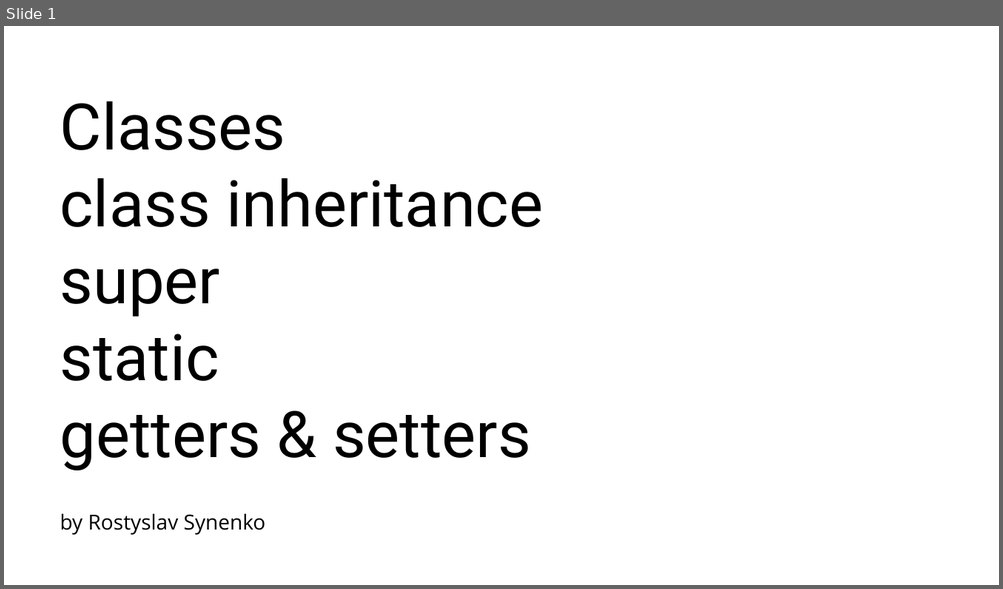
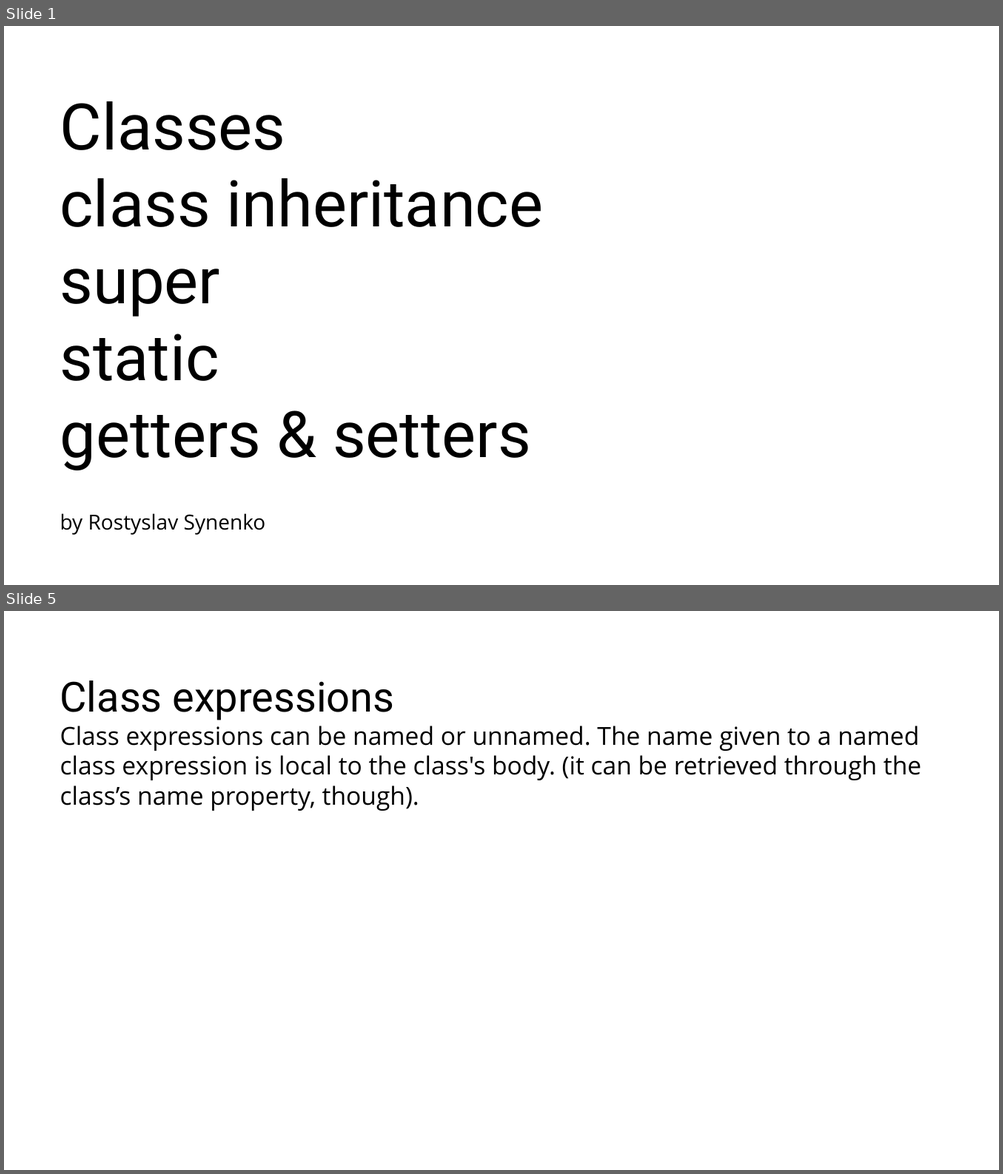
Before and after one commit to RostyslavSynenko/Lv-469.NodeJS, a slide deck: presentations/Classes.pptx. Shown one above the other, each under a label of ours: slide 1 before the commit, slides 1 and 5 after it; the slides between them are not shown. The pictures are 1003x589 and 1003x1174 pixels, drawn with LibreOffice and Linux fonts; fonts in the diff are those of the drawing; background and template pictures are left out. Boxes give left, top, right and bottom in pixels: in the first picture for what was removed or moved away, otherwise in the second. Text is boxed around its words. In the diff, an @@ line names an element or a change of style, - is before the commit and + after.

```diff
--- a/presentations/Classes.pptx
+++ b/presentations/Classes.pptx
@@ slide 5 added at (4,611,999,1170), background #FFFFFF @@
@@ title added at (60,681,921,811), 24 pt, text #000000 @@
+Class expressions
+Class expressions can be named or unnamed. The name given to a named class expression is local to the class's body. (it can be retrieved through the class’s name property, though).
```
Also in this commit, not shown: 1 slide changed, 13 other slides added.
